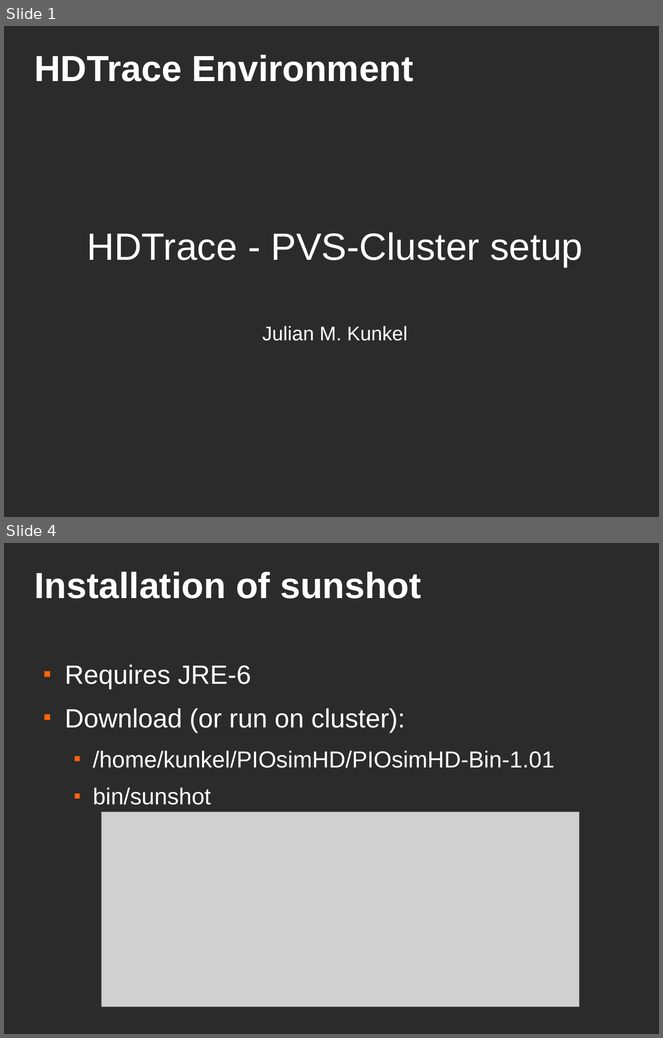
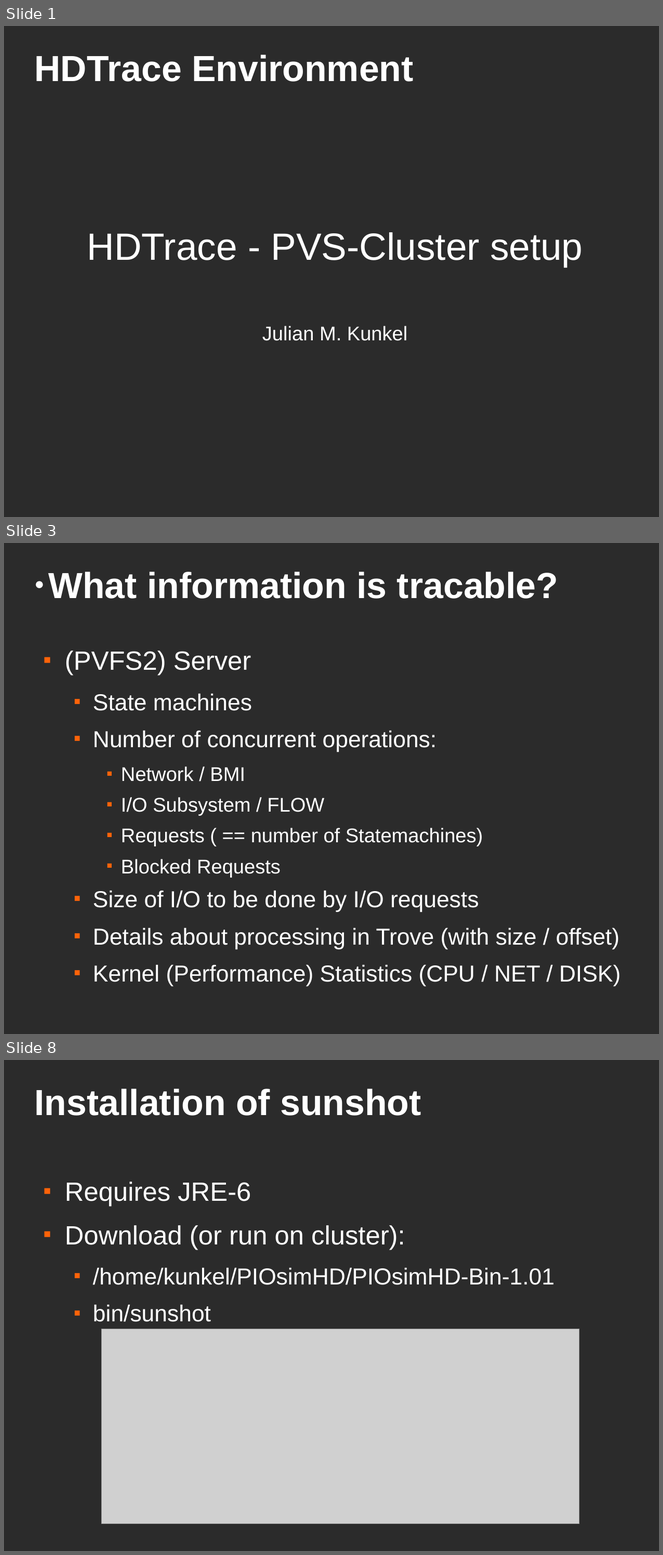
Before and after one commit to JulianKunkel/hdtrace-piosim, a slide deck: PIOsimHD-Doc/Presentations/pvs-cluster-version-2009-07-06.odp. Shown one above the other, each under a label of ours: slides 1 and 4 before the commit, slides 1, 3 and 8 after it; the slides between them are not shown. The pictures are 663x1038 and 663x1555 pixels, drawn with LibreOffice and Linux fonts; fonts in the diff are those of the drawing; grey boxes stand for pictures; background and template pictures are left out; a plain dark background stands for a picture behind light text. Boxes give left, top, right and bottom in pixels: in the first picture for what was removed or moved away, otherwise in the second. Text is boxed around its words. In the diff, an @@ line names an element or a change of style, - is before the commit and + after.

```diff
--- a/PIOsimHD-Doc/Presentations/pvs-cluster-version-2009-07-06.odp
+++ b/PIOsimHD-Doc/Presentations/pvs-cluster-version-2009-07-06.odp
@@ slide 3 added at (4, 543, 659, 1034), background picture (left out) @@
@@ title added at (49, 572, 558, 599), 44 pt, text #FFFFFF, bold @@
+● What information is tracable?
@@ text added at (65, 651, 621, 987), 28 pt, text #FFFFFF @@
+■ (PVFS2) Server
+  ■ State machines
+  ■ Number of concurrent operations:
+    ■ Network / BMI
+    ■ I/O Subsystem / FLOW
+    ■ Requests ( == number of Statemachines)
+    ■ Blocked Requests
+  ■ Size of I/O to be done by I/O requests
+  ■ Details about processing in Trove (with size / offset)
+  ■ Kernel (Performance) Statistics (CPU / NET / DISK)
@@ what was slide 4 is now slide 8 @@
```
Also in this commit, not shown: 2 slides changed, 4 other slides added.
